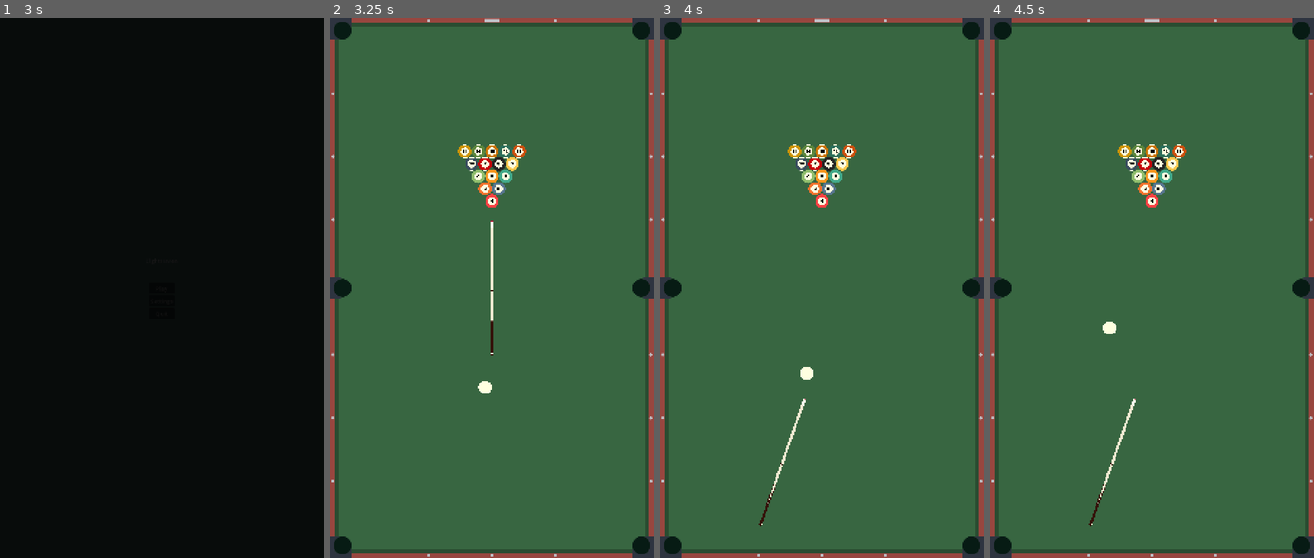
Above: before the commit, frames 1-4 (left to right).
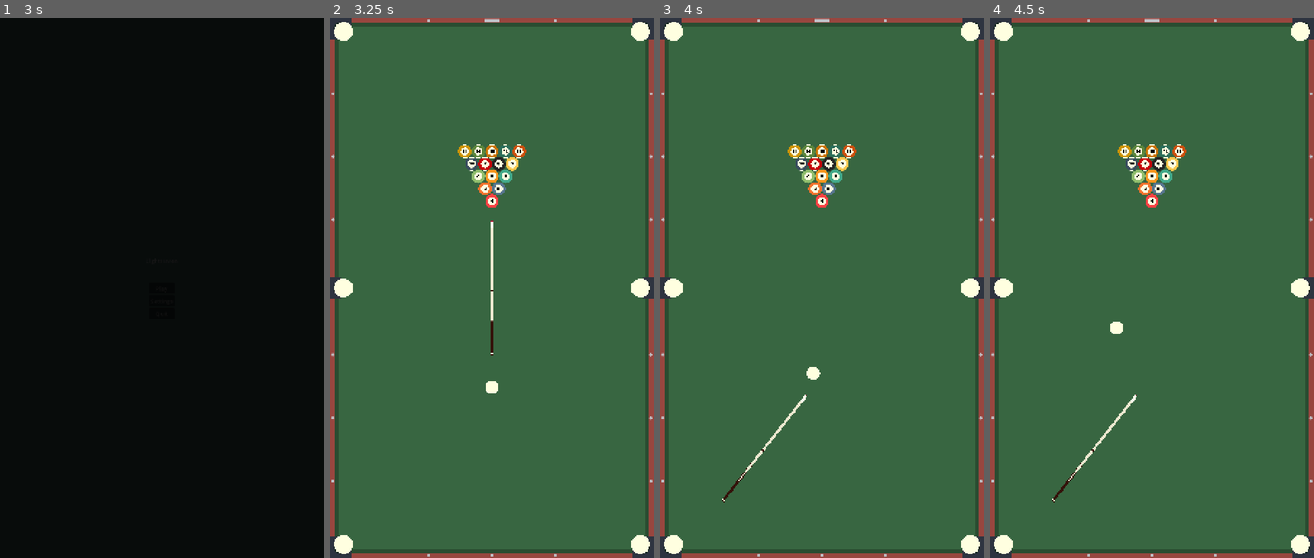
Above: after the commit, the same moments.

Repository: Yukeey07/EightHaven
Game: Godot game, scene res://assets/scenes/main_menu.tscn
Two runs of this game, one before a commit and one after it. Both use one fixed random seed, a clock stepped at 60 frames per second and the inputs below.
Inputs (mouse positions are in pixels of both pictures, inside the frame that each line leads up to):
- Up to frame 1 (3 s): click "Play" at 0.5 s; click "Play" at 1.25 s; click "Play" at 2 s; move the mouse to (233, 261) at 2.77 s; click (233, 261) at 2.92 s
- Up to frame 2 (3.25 s): no input
- Up to frame 3 (4 s): tap Enter at 3.5 s; drag from (757, 315) to (805, 396) at 3.52 s
- Up to frame 4 (4.5 s): move the mouse to (1184, 169) at 4.27 s; click (1184, 169) at 4.42 s

Frame 1 is identical in both runs. In frame 2, 1.1% of the frame differs, in the area x 1-99%, y 0-100%; in frame 3, 1.5%; in frame 4, 1.5%.

Commit message:
save with border

Diff:
--- a/assets/scenes/Ball.tscn
+++ b/assets/scenes/Ball.tscn
@@ -25,7 +25,7 @@
 [sub_resource type="CircleShape2D" id="CircleShape2D_r04yy"]
 radius = 63.07139
 
-[node name="Ball" type="RigidBody2D" unique_id=46023174 groups=["gameBall"]]
+[node name="Ball" type="RigidBody2D" unique_id=46023174]
 collision_mask = 7
 mass = 3.0
 physics_material_override = SubResource("PhysicsMaterial_kc0sw")
--- a/assets/scenes/game_scene.tscn
+++ b/assets/scenes/game_scene.tscn
@@ -3,12 +3,13 @@
 [ext_resource type="Script" uid="uid://dpvugerkmyjhy" path="res://assets/scripts/gameManager.gd" id="1_yot8c"]
 [ext_resource type="Texture2D" uid="uid://dfuw0k37llxmy" path="res://assets/Border.png" id="2_07fqf"]
 [ext_resource type="PackedScene" uid="uid://civmgbisij2p" path="res://assets/scenes/queue.tscn" id="3_x1kwt"]
+[ext_resource type="PackedScene" uid="uid://bvgx2qohvi5kd" path="res://assets/scenes/InteractionField.tscn" id="4_aufxv"]
 
 [sub_resource type="RectangleShape2D" id="RectangleShape2D_b8qth"]
-size = Vector2(776, 28)
+size = Vector2(2608, 86)
 
 [sub_resource type="RectangleShape2D" id="RectangleShape2D_x1kwt"]
-size = Vector2(660, 29.999985)
+size = Vector2(2208, 83.5)
 
 [node name="gameScene" type="Node2D" unique_id=1829530168]
 script = ExtResource("1_yot8c")
@@ -22,9 +23,10 @@
 anchor_bottom = 1.0
 grow_horizontal = 2
 grow_vertical = 2
+size_flags_horizontal = 3
+size_flags_vertical = 3
 mouse_filter = 2
 color = Color(0.21960784, 0.4, 0.25490198, 1)
-metadata/_edit_use_anchors_ = true
 
 [node name="TextureRect" type="TextureRect" parent="CanvasLayer/ColorRect" unique_id=814621556]
 layout_mode = 1
@@ -41,56 +43,80 @@
 
 [node name="Queue" parent="." unique_id=1734358920 instance=ExtResource("3_x1kwt")]
 
+[node name="InteractionField" parent="." unique_id=1297985144 instance=ExtResource("4_aufxv")]
+position = Vector2(1376, -2376)
+scale = Vector2(0.7, 0.7)
+
+[node name="InteractionField2" parent="." unique_id=598633871 instance=ExtResource("4_aufxv")]
+position = Vector2(-1376, -2376)
+scale = Vector2(0.7, 0.7)
+
+[node name="InteractionField3" parent="." unique_id=1053944973 instance=ExtResource("4_aufxv")]
+position = Vector2(1376, 2376)
+scale = Vector2(0.7, 0.7)
+
+[node name="InteractionField4" parent="." unique_id=294028479 instance=ExtResource("4_aufxv")]
+position = Vector2(-1376, 2376)
+scale = Vector2(0.7, 0.7)
+
+[node name="InteractionField5" parent="." unique_id=1876599089 instance=ExtResource("4_aufxv")]
+position = Vector2(1376, 9.094947e-13)
+scale = Vector2(0.7, 0.7)
+
+[node name="InteractionField6" parent="." unique_id=514128661 instance=ExtResource("4_aufxv")]
+position = Vector2(-1376, 9.094947e-13)
+scale = Vector2(0.7, 0.7)
+
 [node name="Border" type="Node" parent="." unique_id=1392634587]
 
 [node name="T" type="StaticBody2D" parent="Border" unique_id=1980802667]
 position = Vector2(448, 16)
-collision_layer = 2
+collision_layer = 3
 
 [node name="CollisionShape2D" type="CollisionShape2D" parent="Border/T" unique_id=284253050]
-position = Vector2(0, -4)
+position = Vector2(-448, -2475)
 shape = SubResource("RectangleShape2D_b8qth")
 
 [node name="B" type="StaticBody2D" parent="Border" unique_id=1969537477]
 position = Vector2(456, 1496)
-collision_layer = 2
+collision_layer = 3
 
-[node name="CollisionShape2D" type="CollisionShape2D" parent="Border/B" unique_id=2128640963]
-position = Vector2(-4, -6)
+[node name="CollisionShape2D2" type="CollisionShape2D" parent="Border/B" unique_id=134480937]
+position = Vector2(-456, 960)
 shape = SubResource("RectangleShape2D_b8qth")
 
-[node name="LB" type="StaticBody2D" parent="Border" unique_id=1598001332]
+[node name="LT" type="StaticBody2D" parent="Border" unique_id=1598001332]
 position = Vector2(8, 1056)
 rotation = 1.5707964
-collision_layer = 2
+collision_layer = 3
 
-[node name="CollisionShape2D" type="CollisionShape2D" parent="Border/LB" unique_id=1675250658]
-position = Vector2(54, -7.0000143)
+[node name="CollisionShape2D" type="CollisionShape2D" parent="Border/LT" unique_id=1675250658]
+position = Vector2(-2256, 1470.2477)
 shape = SubResource("RectangleShape2D_x1kwt")
 
-[node name="LT" type="StaticBody2D" parent="Border" unique_id=737241778]
+[node name="LB" type="StaticBody2D" parent="Border" unique_id=737241778]
 position = Vector2(8, 336)
 rotation = 1.5707964
-collision_layer = 2
+collision_layer = 3
 
-[node name="CollisionShape2D" type="CollisionShape2D" parent="Border/LT" unique_id=287160361]
-position = Vector2(54, -7.0000143)
+[node name="CollisionShape2D" type="CollisionShape2D" parent="Border/LB" unique_id=1769050359]
+position = Vector2(864.00006, 1472)
 shape = SubResource("RectangleShape2D_x1kwt")
 
-[node name="RB" type="StaticBody2D" parent="Border" unique_id=2142353902]
-position = Vector2(880, 1056)
+[node name="RT" type="StaticBody2D" parent="Border" unique_id=1703103902]
+position = Vector2(1456, -1200)
 rotation = 1.5707964
-collision_layer = 2
+collision_layer = 3
 
-[node name="CollisionShape2D" type="CollisionShape2D" parent="Border/RB" unique_id=310539821]
-position = Vector2(54, -7.0000143)
+[node name="CollisionShape2D" type="CollisionShape2D" parent="Border/RT" unique_id=385909126]
+position = Vector2(-3.8146973e-06, 3.8146973e-06)
 shape = SubResource("RectangleShape2D_x1kwt")
 
-[node name="RT" type="StaticBody2D" parent="Border" unique_id=724641777]
-position = Vector2(880, 336)
+[node name="RB" type="StaticBody2D" parent="Border" unique_id=1954430356]
+position = Vector2(1456, 1200)
 rotation = 1.5707964
-collision_layer = 2
+collision_layer = 3
 
-[node name="CollisionShape2D" type="CollisionShape2D" parent="Border/RT" unique_id=1406128730]
-position = Vector2(54, -7.0000143)
+[node name="CollisionShape2D" type="CollisionShape2D" parent="Border/RB" unique_id=1332214836]
+position = Vector2(0, -1.5258789e-05)
 shape = SubResource("RectangleShape2D_x1kwt")
--- a/assets/scripts/Ball.gd
+++ b/assets/scripts/Ball.gd
@@ -22,3 +22,5 @@
 
 func setBallTexture(num: int):
 	%Sprite.texture = textures[num]
+	if num != 0:
+		add_to_group("gameBall", true)
--- a/assets/scripts/interaction_field.gd
+++ b/assets/scripts/interaction_field.gd
@@ -14,17 +14,15 @@
 
 
 func _on_body_entered(body: Node2D) -> void:
-	if body.get_parent().is_in_group("gameBall"):
-		interactedBall = body.get_parent()
-		print("TEST RUN")
+	if body.is_in_group("gameBall"):
+		print("DB : BALL HIT THE POCKET")
+		body.queue_free()
 		pass
 	pass # Replace with function body.
 
 
 func _on_body_exited(body: Node2D) -> void:
 	print(body.get_parent())
-	if body.get_parent().is_in_group("gameBall"):
-		interactedBall = null
-		print("TEST RUN")
+	if body.is_in_group("gameBall"):
 		pass
 	pass # Replace with function body.
--- a/project.godot
+++ b/project.godot
@@ -26,10 +26,6 @@
 window/stretch/mode="canvas_items"
 window/stretch/aspect="expand"
 
-[global_group]
-
-gameBall=""
-
 [layer_names]
 
 2d_render/layer_1="Player Collision Layer"
